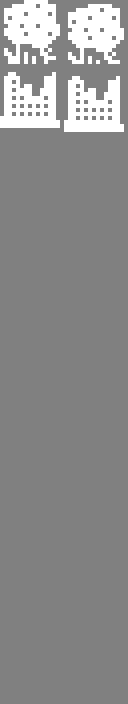
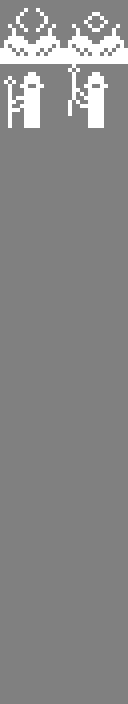
Revision of a layered 128x704 image; what changed, layer by layer:
renamed "Pasted Layer" to "pylon copy", moved it above "pylon", painted on it over [4, 64, 124, 132]
removed layer "factory" over [0, 72, 60, 128]
renamed "tree" to "pylon", painted on it over [0, 0, 128, 64]
